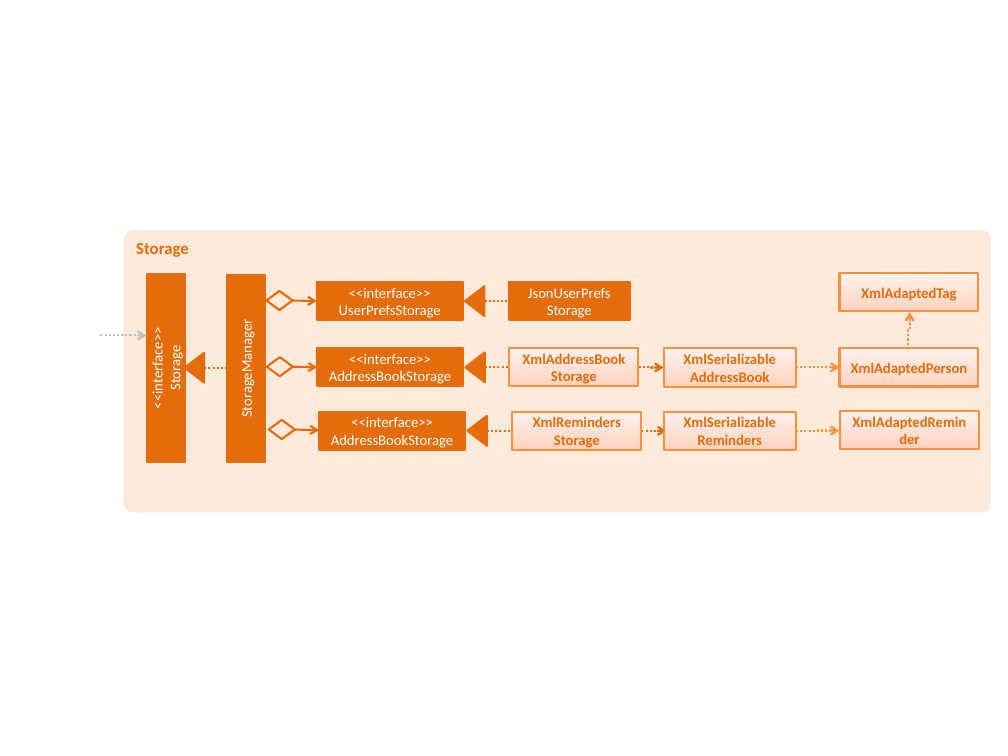
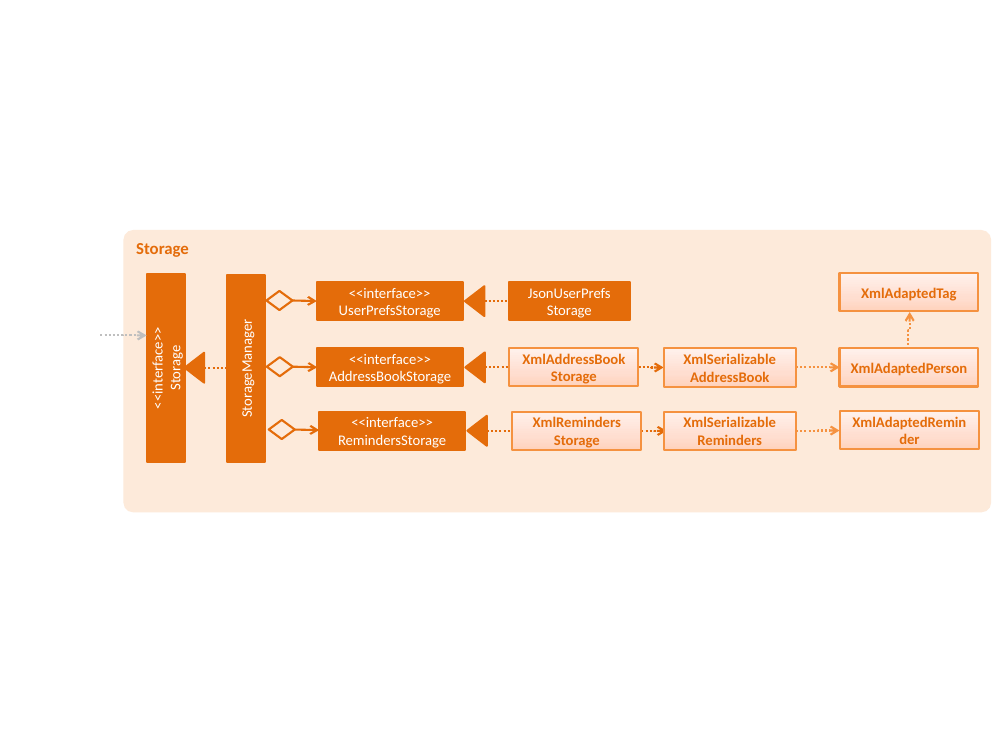
Before and after one commit to tshradheya/main, a slide deck: slide 1 of docs/diagrams/StorageComponentClassDiagram.pptx. Drawn at 1008x756 pixels with LibreOffice and Linux fonts; fonts in the diff are those of the drawing. Boxes give left, top, right and bottom in pixels: in the first picture for what was removed or moved away, otherwise in the second. Text is boxed around its words. In the diff, an @@ line names an element or a change of style, - is before the commit and + after.

```diff
--- a/docs/diagrams/StorageComponentClassDiagram.pptx
+++ b/docs/diagrams/StorageComponentClassDiagram.pptx
@@ text in rectangle at (x1=338, y1=417, x2=446, y2=448): text changed @@
-<<interface>>
-AddressBookStorage
+<<interface>>
+RemindersStorage
```
Also in this commit, not shown: 3 other files.
